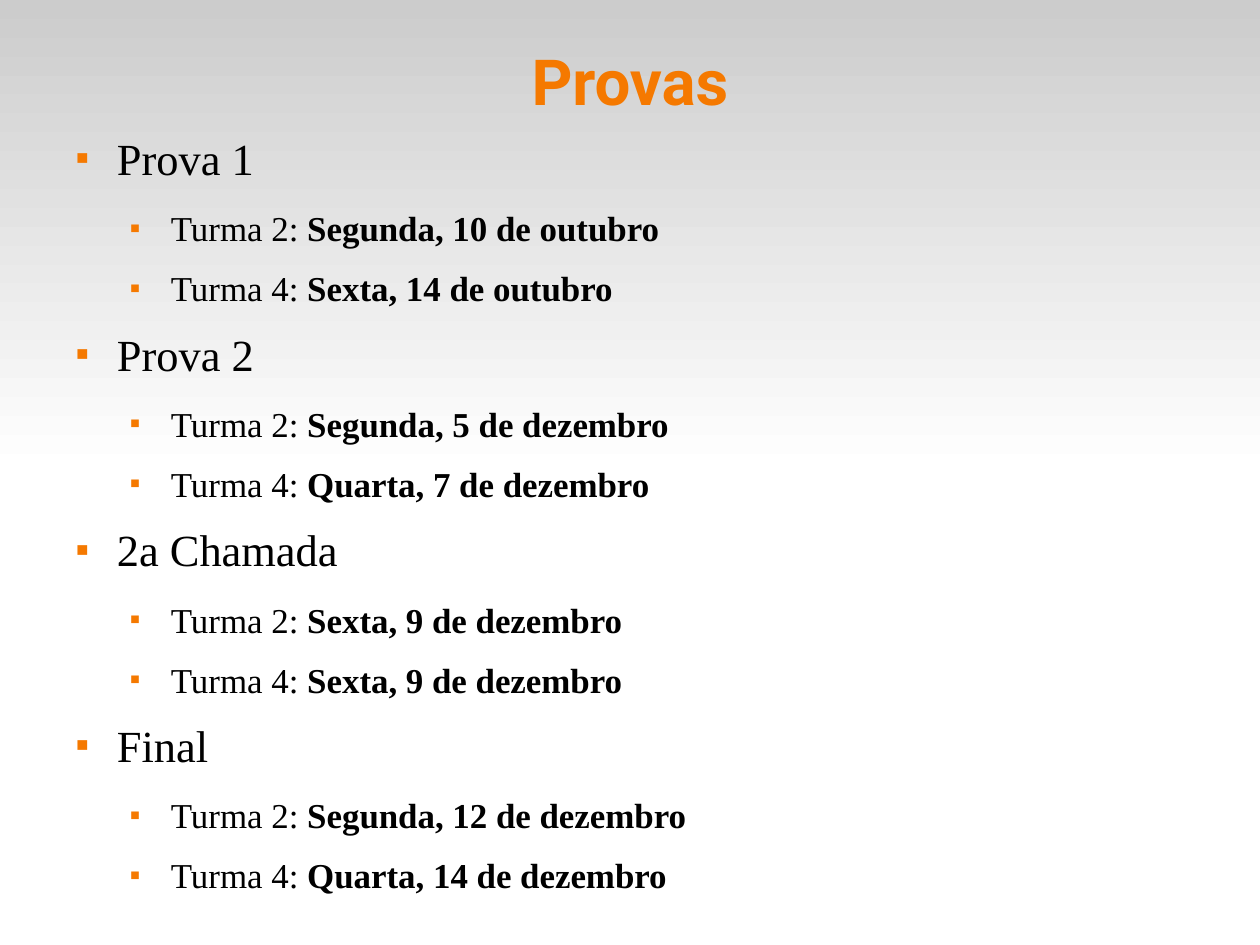
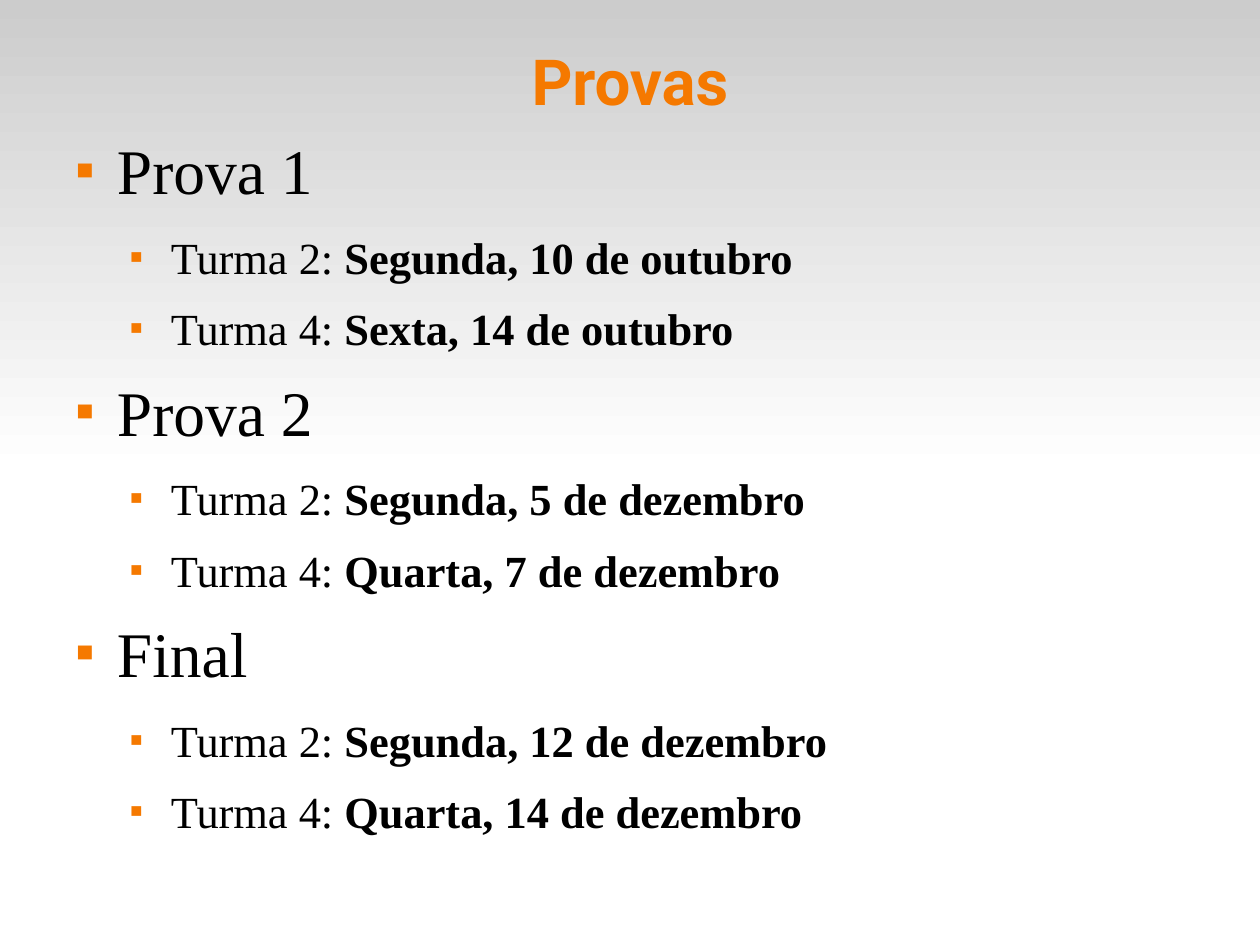
Before and after one commit to fsantanna-uerj/IPD, a slide deck: slide 8 of slides/ipd-00.odp. Drawn at 1260x945 pixels with LibreOffice and Linux fonts; fonts in the diff are those of the drawing. Boxes give left, top, right and bottom in pixels: in the first picture for what was removed or moved away, otherwise in the second. Text is boxed around its words. In the diff, an @@ line names an element or a change of style, - is before the commit and + after.

```diff
--- a/slides/ipd-00.odp
+++ b/slides/ipd-00.odp
@@ text "Prova 1" at (117, 152, 827, 836): size 28 to 40 pt in "Prova 1", "Prova 2", "Final"; size 22 to 28 pt @@
@@ text at (117, 535, 622, 699): paragraphs removed @@
-■ 2a Chamada
-  ■ Turma 2: Sexta, 9 de dezembro
-  ■ Turma 4: Sexta, 9 de dezembro
```
Also in this commit, not shown: 1 other file.
